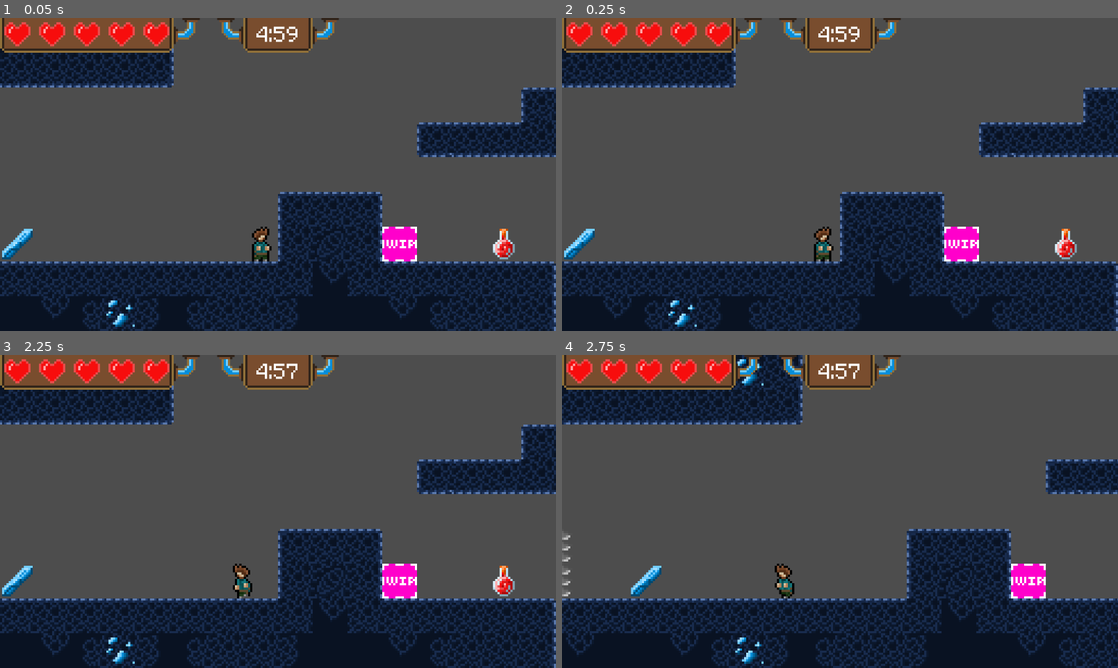
Above: before the commit, frames 1-4 (two rows, left to right).
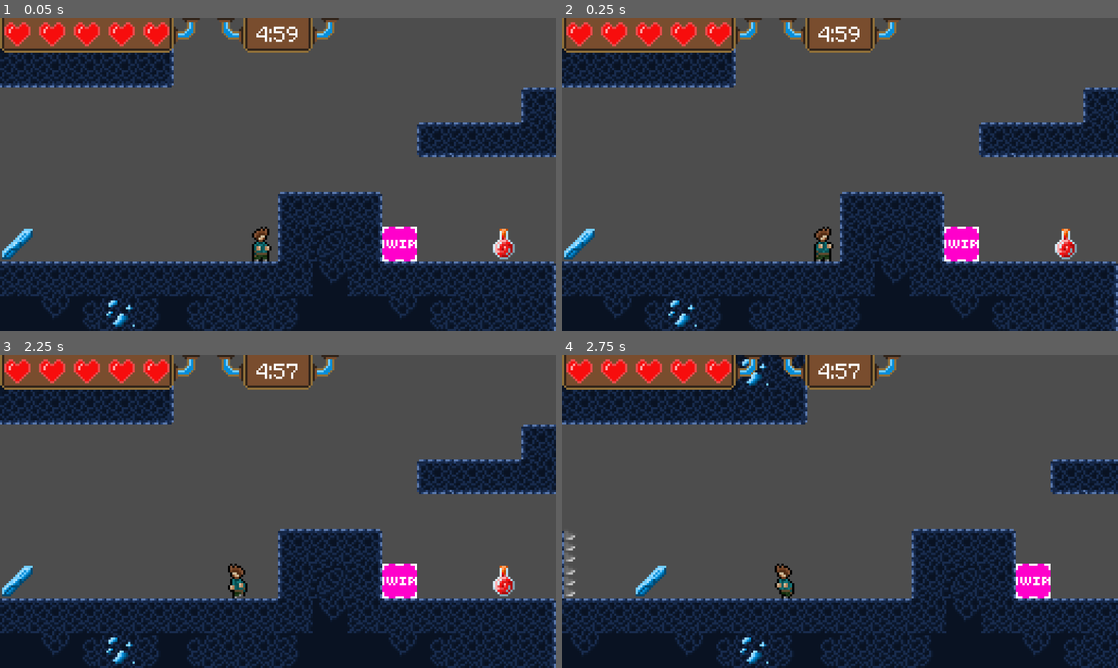
Above: after the commit, the same moments.

Repository: Soul-twan/informatica-eindproject
Game: Godot game, scene res://scene.tscn
Two runs of this game, one before a commit and one after it. Both use one fixed random seed, a clock stepped at 60 frames per second and the inputs below.
Inputs:
- Up to frame 1 (0.05 s): no input
- Up to frame 2 (0.25 s): no input
- Up to frame 3 (2.25 s): tap Enter at 0.5 s; hold Right (ui_right) 0.53-2.03 s; tap Up (ui_up) at 0.77, 1.52 s; hold Left (ui_left) from 2.03 s (still down)
- Up to frame 4 (2.75 s): keep holding Left (ui_left)

Frame 1 is identical in both runs. In frame 2, less than 0.1% of the frame differs, in the area x 45-49%, y 71-75%; in frame 3, 0.3%; in frame 4, 15%, in the area x 0-100%, y 0-100%.

Commit message:
small changes

Diff:
--- a/player.gd
+++ b/player.gd
@@ -1,8 +1,8 @@
 extends CharacterBody2D
 
 const max_speed = 400.0
-const acc = 30
-const fric = 70
+const acc = 40
+const fric = 80
 const jump_power = -630.0
 const dashSpeed = 800.0
 
@@ -13,6 +13,8 @@
 var hearts : Array[TextureRect]
 var health = 5
 var invincibility = false
+var input
+
 
 var latestDirection = "right"
 
@@ -35,7 +37,7 @@
 	loadSave()
 
 func _physics_process(delta: float) -> void:
-	var input = Input.get_action_strength("ui_right") - Input.get_action_strength("ui_left")
+	input = Input.get_action_strength("ui_right") - Input.get_action_strength("ui_left")
 
 	if not is_on_floor():
 		velocity += get_gravity() * 2 * delta
@@ -133,14 +135,14 @@
 
 func animation() -> void:
 	# idle
-	if is_on_floor() and velocity == Vector2(0, 0):
+	if is_on_floor() and velocity == Vector2(0, 0) and input == 0:
 		match latestDirection:
 			"right":
 				animate.play("IdleRight")
 			"left":
 				animate.play("IdleLeft")
 	# walk
-	if is_on_floor and velocity != Vector2(0, 0):
+	if is_on_floor() and velocity != Vector2(0, 0):
 		match latestDirection:
 			"right":
 				animate.play("WalkRight")
--- a/scene.tscn
+++ b/scene.tscn
@@ -482,10 +482,12 @@
 one_shot = true
 
 [node name="DashTimer" type="Timer" parent="Player" unique_id=1724591620]
+wait_time = 0.6
 
 [node name="NearWallCheck" type="RayCast2D" parent="Player" unique_id=882181560]
-rotation = 1.5707964
-target_position = Vector2(0, 10)
+position = Vector2(0, 3)
+rotation = -1.5707964
+target_position = Vector2(0, 8.4)
 
 [node name="PlayerSprite" type="AnimatedSprite2D" parent="Player" unique_id=1259796154]
 texture_filter = 1
